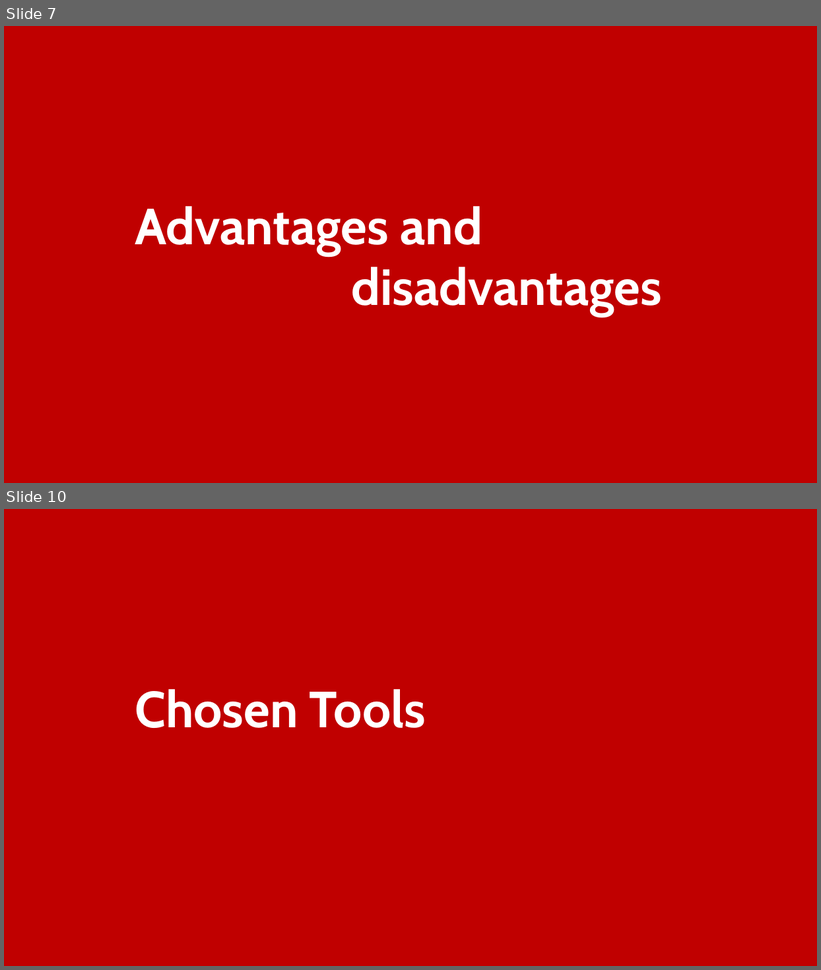
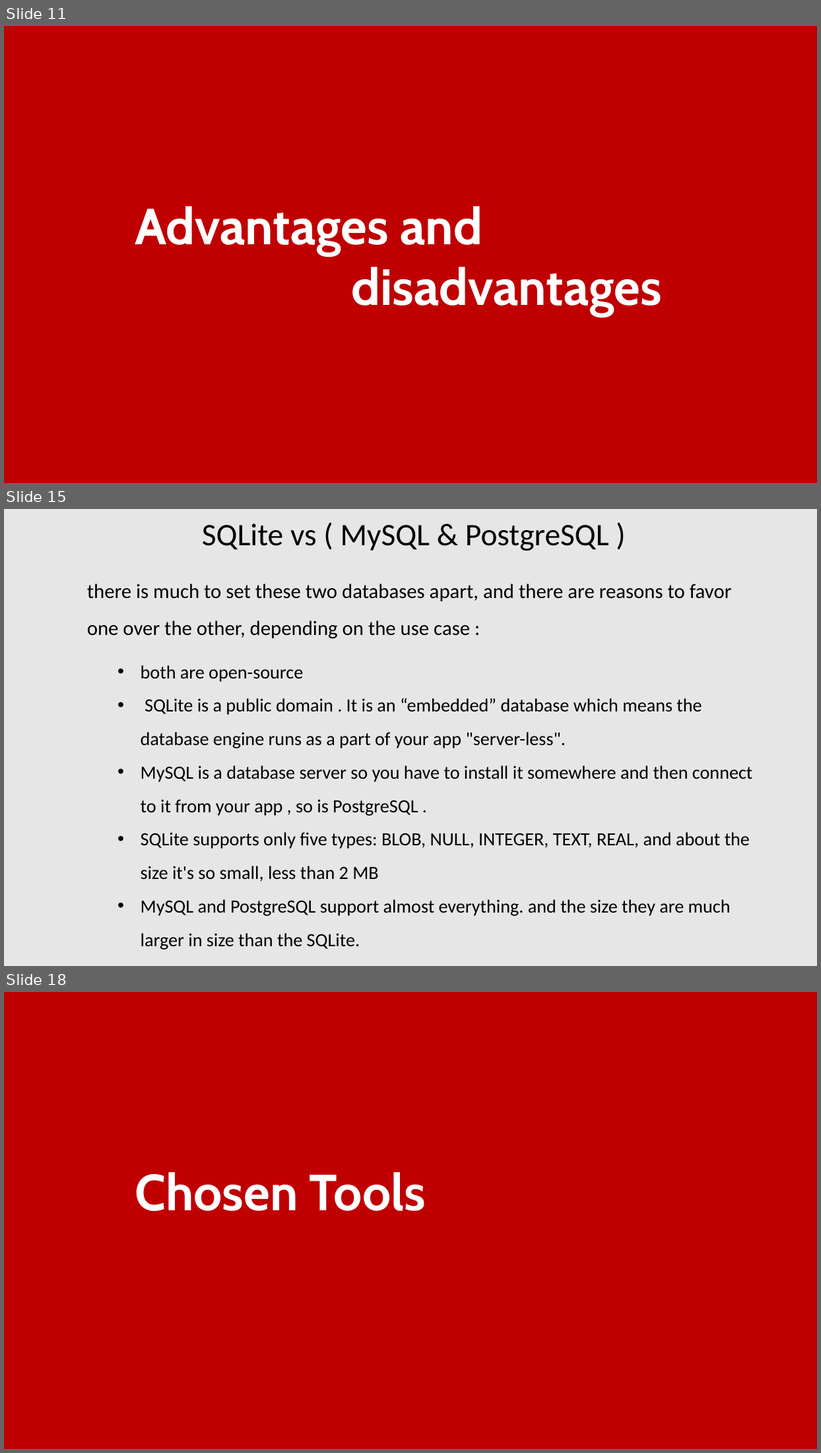
Before and after one commit to lahcenrahlaoui/Wingardium_Leviosaaaa, a slide deck: Presentation-projet-SQLite.pptx. Shown one above the other, each under a label of ours: slides 7 and 10 before the commit, slides 11, 15 and 18 after it; the slides between them are not shown. The pictures are 821x970 and 821x1453 pixels, drawn with LibreOffice and Linux fonts; fonts in the diff are those of the drawing. Boxes give left, top, right and bottom in pixels: in the first picture for what was removed or moved away, otherwise in the second. Text is boxed around its words. In the diff, an @@ line names an element or a change of style, - is before the commit and + after.

```diff
--- a/Presentation-projet-SQLite.pptx
+++ b/Presentation-projet-SQLite.pptx
@@ slide 15 added at [4,509,817,966], background #E7E6E6 @@
@@ text added at [202,524,609,551], 37 pt, text #000000 @@
+SQLite vs ( MySQL & PostgreSQL )
@@ text added at [87,584,732,639], 24 pt, text #000000 @@
+there is much to set these two databases apart, and there are reasons to favor one over the other, depending on the use case :
@@ text added at [141,665,752,950], 22 pt, text #000000 @@
+  • both are open-source
+  • SQLite is a public domain . It is an “embedded” database which means the database engine runs as a part of your app "server-less".
+  • MySQL is a database server so you have to install it somewhere and then connect to it from your app , so is PostgreSQL .
+  • SQLite supports only five types: BLOB, NULL, INTEGER, TEXT, REAL, and about the size it's so small, less than 2 MB
+  • MySQL and PostgreSQL support almost everything. and the size they are much larger in size than the SQLite.
@@ what was slide 7 is now slide 11 @@
@@ what was slide 10 is now slide 18 @@
```
Also in this commit, not shown: 4 slides changed, 9 other slides added, 1 slide removed, 7 other files.
